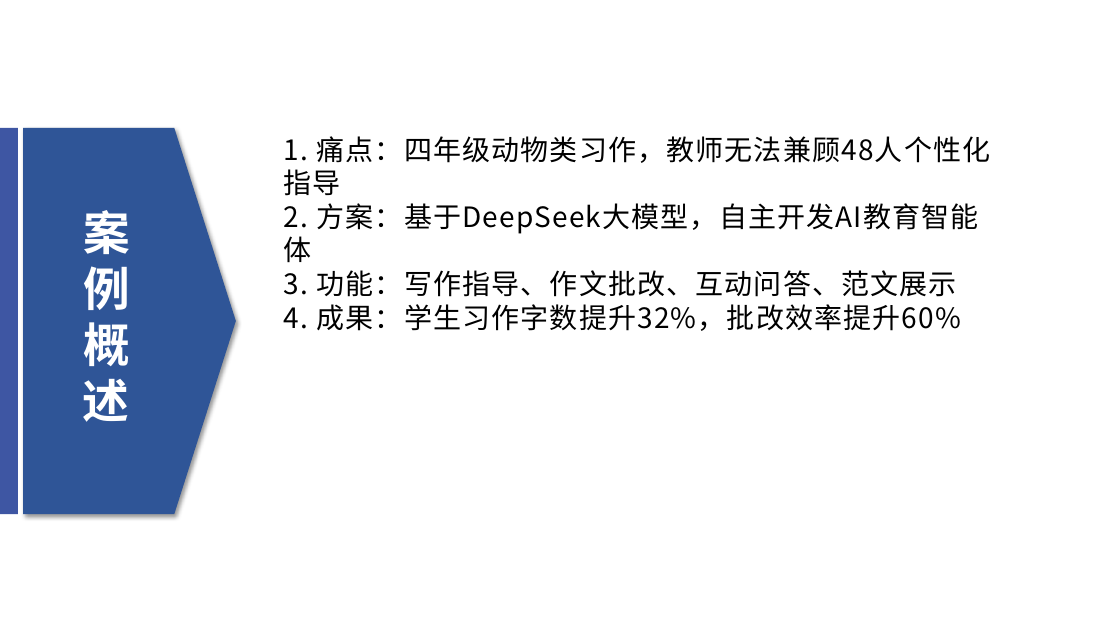
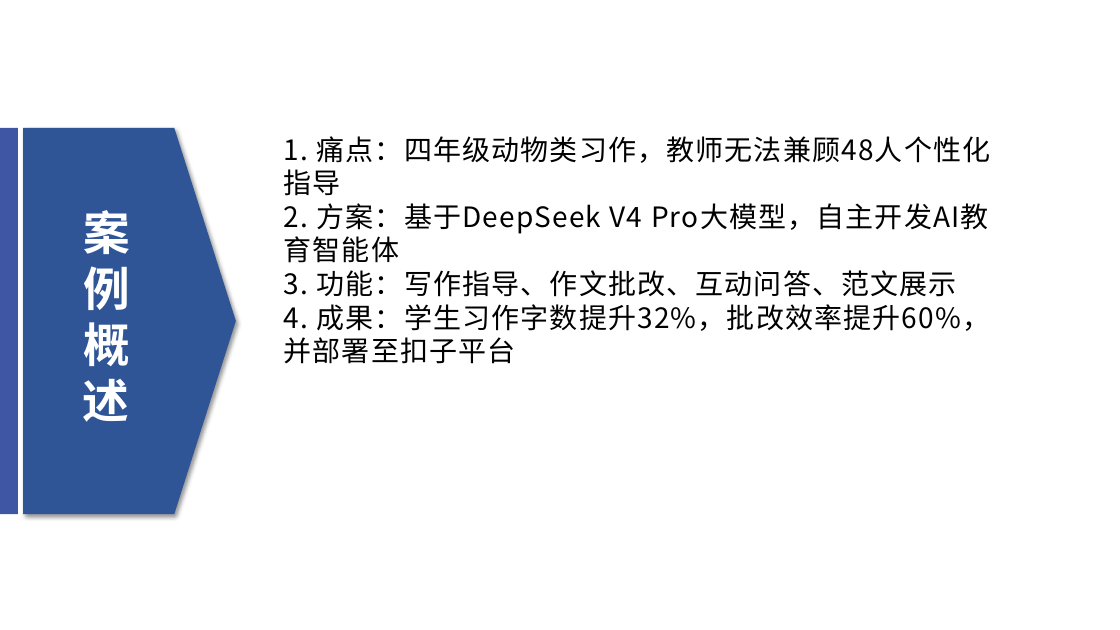
Before and after one commit to 707978439-cpu/animal-writing-assistant, a slide deck: slide 2 of 演示视频PPT.pptx. Drawn at 1120x630 pixels with LibreOffice and Linux fonts; fonts in the diff are those of the drawing; background and template pictures are left out. Boxes give left, top, right and bottom in pixels: in the first picture for what was removed or moved away, otherwise in the second. Text is boxed around its words. In the diff, an @@ line names an element or a change of style, - is before the commit and + after.

```diff
--- a/演示视频PPT.pptx
+++ b/演示视频PPT.pptx
@@ text at [284, 136, 991, 364]: text changed @@
-1. 痛点：四年级动物类习作，教师无法兼顾48人个性化指导
-2. 方案：基于DeepSeek大模型，自主开发AI教育智能体
-3. 功能：写作指导、作文批改、互动问答、范文展示
-4. 成果：学生习作字数提升32%，批改效率提升60%
+1. 痛点：四年级动物类习作，教师无法兼顾48人个性化指导
+2. 方案：基于DeepSeek V4 Pro大模型，自主开发AI教育智能体
+3. 功能：写作指导、作文批改、互动问答、范文展示
+4. 成果：学生习作字数提升32%，批改效率提升60%，并部署至扣子平台
```
Also in this commit, not shown: 5 other slides changed.
